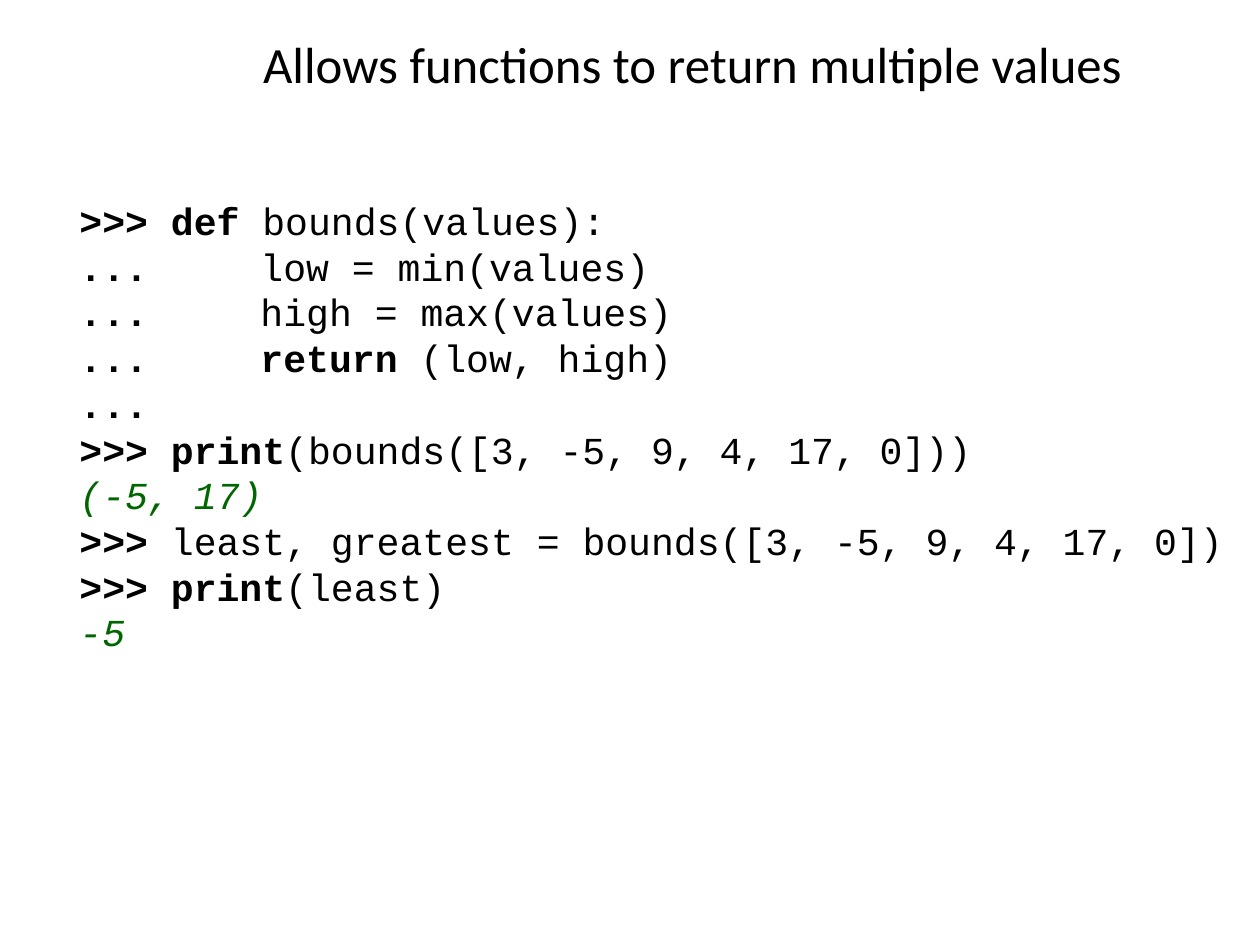
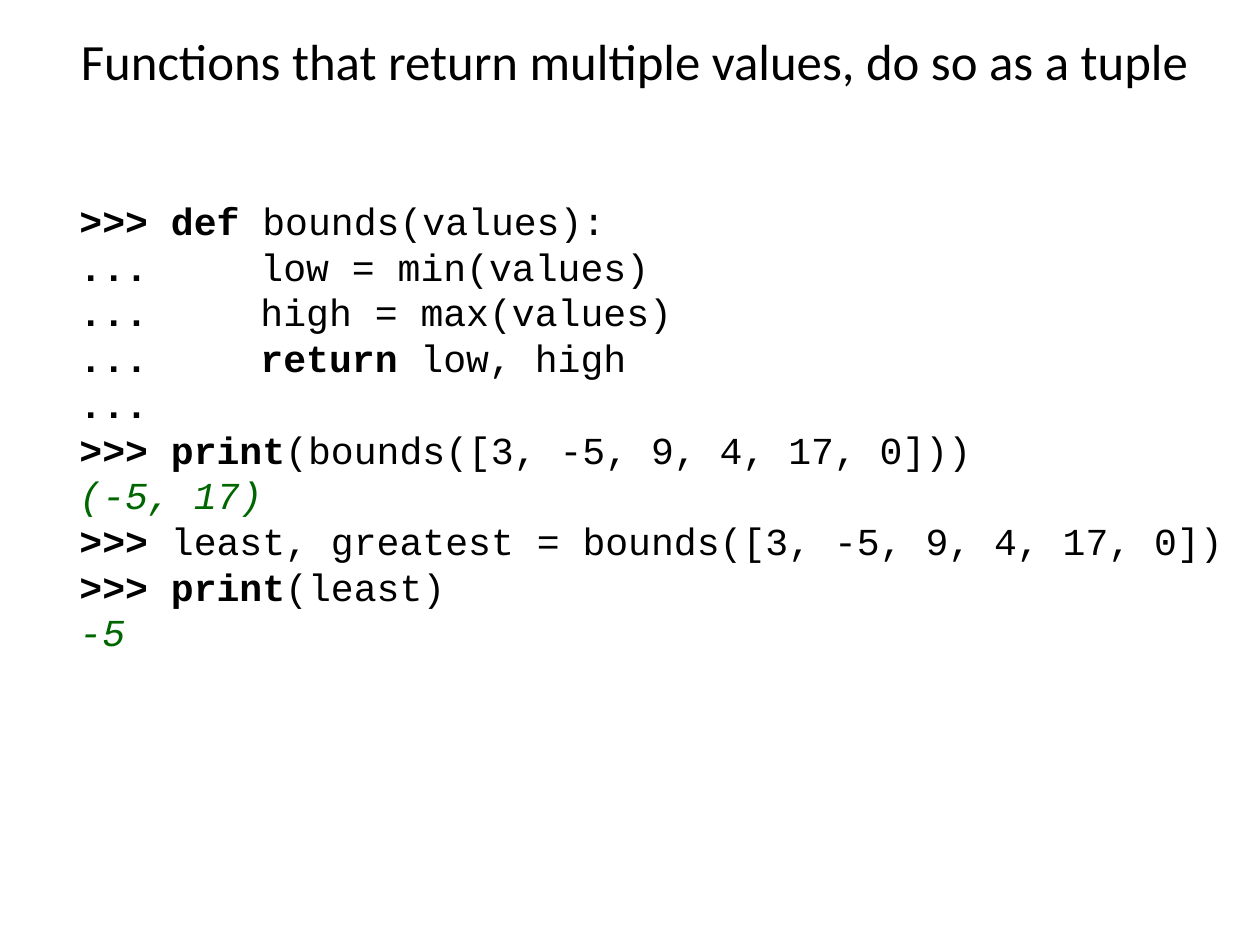
Before and after one commit to ncasuk/ncas-isc, a slide deck: slide 5 of python/presentations/learning_python/10_ceda-tuples.pptx. Drawn at 1260x945 pixels with LibreOffice and Linux fonts; fonts in the diff are those of the drawing; background and template pictures are left out. Boxes give left, top, right and bottom in pixels: in the first picture for what was removed or moved away, otherwise in the second. Text is boxed around its words. In the diff, an @@ line names an element or a change of style, - is before the commit and + after.

Commit message:
removing ( where you wouldn't have them. e.g. return low, high...    for i,j in pairs...

```diff
--- a/python/presentations/learning_python/10_ceda-tuples.pptx
+++ b/python/presentations/learning_python/10_ceda-tuples.pptx
@@ title at (81, 44, 1188, 89): text changed @@
-Allows functions to return multiple values
+Functions that return multiple values, do so as a tuple
@@ text at (260, 345, 626, 380): text changed; bold on @@
-... return (low, high)
+... return low, high
```
Also in this commit, not shown: 2 other slides changed, 1 other file.
